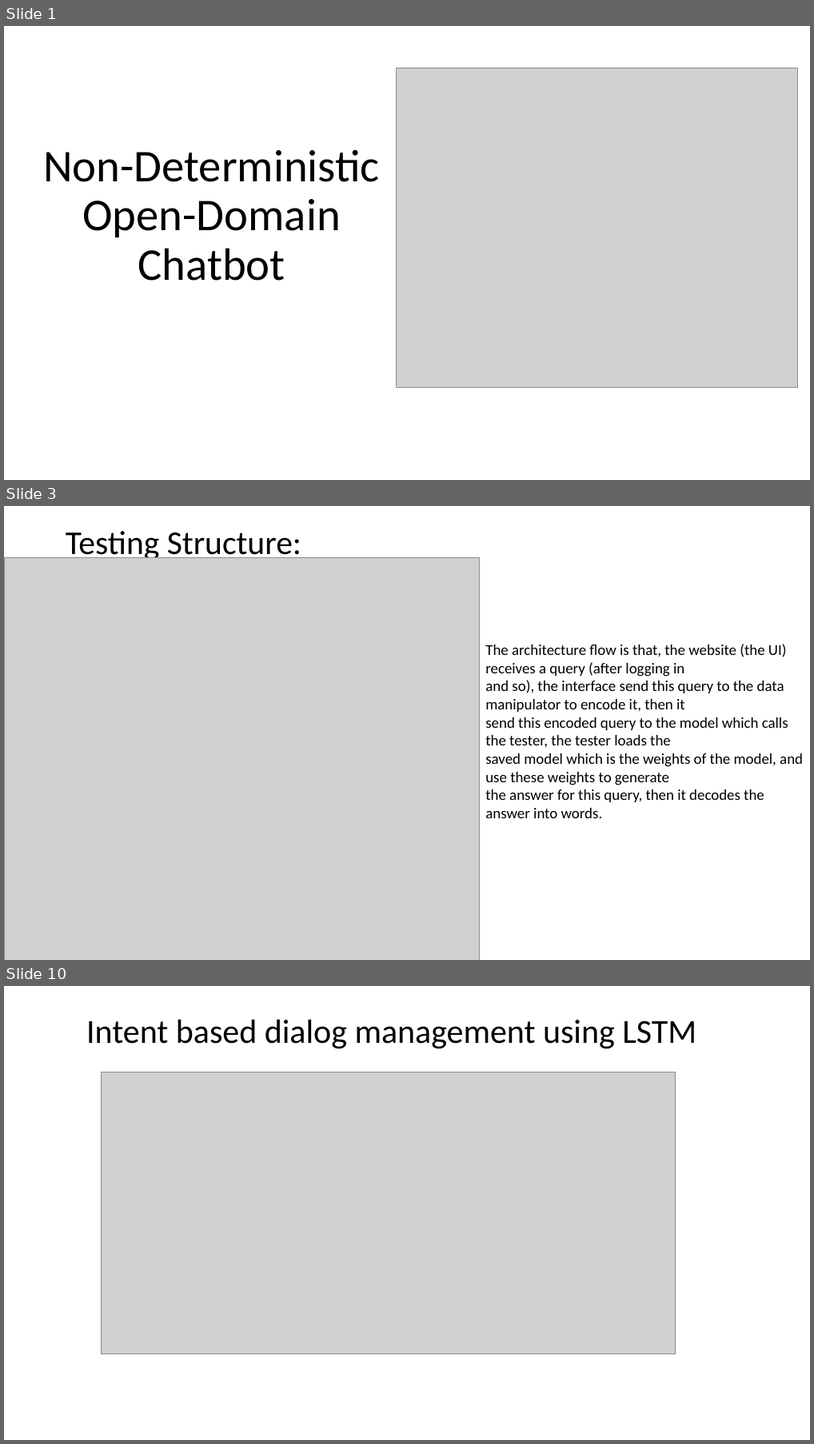
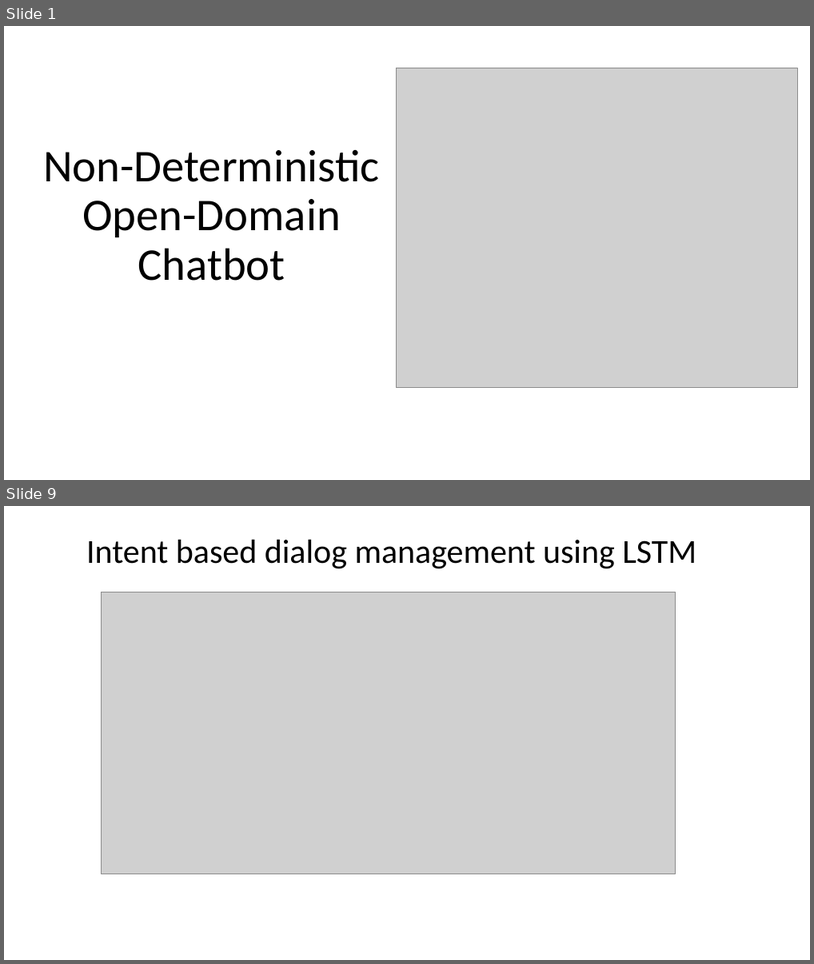
Before and after one commit to GPUPhobia/PaperReview, a slide deck: Proposal.pptx. Shown one above the other, each under a label of ours: slides 1, 3 and 10 before the commit, slides 1 and 9 after it; the slides between them are not shown. The pictures are 814x1444 and 814x964 pixels, drawn with LibreOffice and Linux fonts; fonts in the diff are those of the drawing; grey boxes stand for pictures. Boxes give left, top, right and bottom in pixels: in the first picture for what was removed or moved away, otherwise in the second. Text is boxed around its words. In the diff, an @@ line names an element or a change of style, - is before the commit and + after.

```diff
--- a/Proposal.pptx
+++ b/Proposal.pptx
@@ slide 3 removed at <box>4,506,810,960</box>, background #FFFFFF @@
@@ title removed at <box>66,531,302,563</box> @@
-Testing Structure:
@@ picture removed at <box>4,558,480,960</box> @@
@@ text removed at <box>486,644,803,818</box> @@
-The architecture flow is that, the website (the UI) receives a query (after logging in
-and so), the interface send this query to the data manipulator to encode it, then it
-send this encoded query to the model which calls the tester, the tester loads the
-saved model which is the weights of the model, and use these weights to generate
-the answer for this query, then it decodes the answer into words.
@@ what was slide 10 is now slide 9 @@
```
Also in this commit, not shown: 2 slides changed, 7 slides added, 5 other slides removed.
